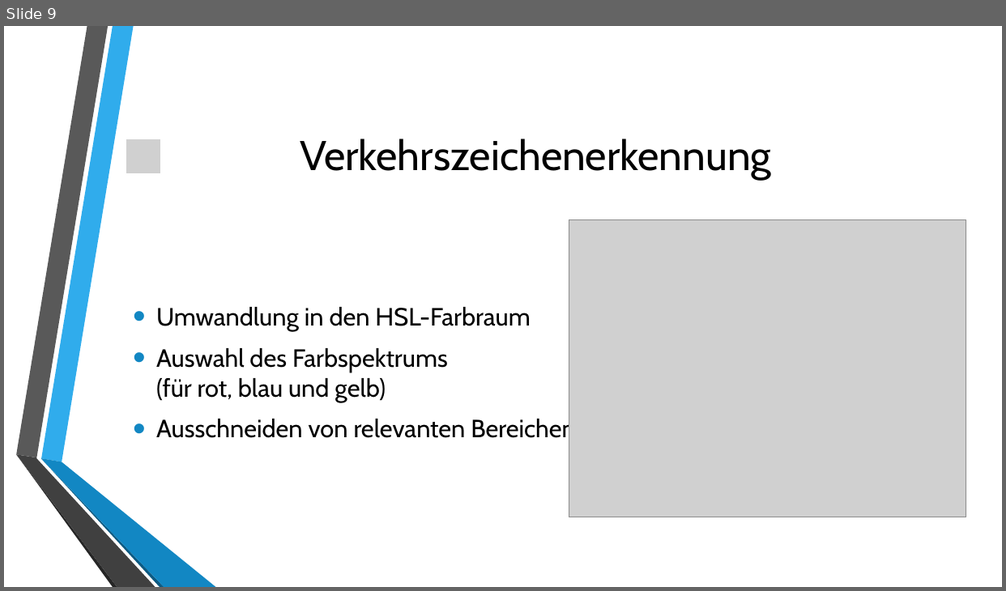
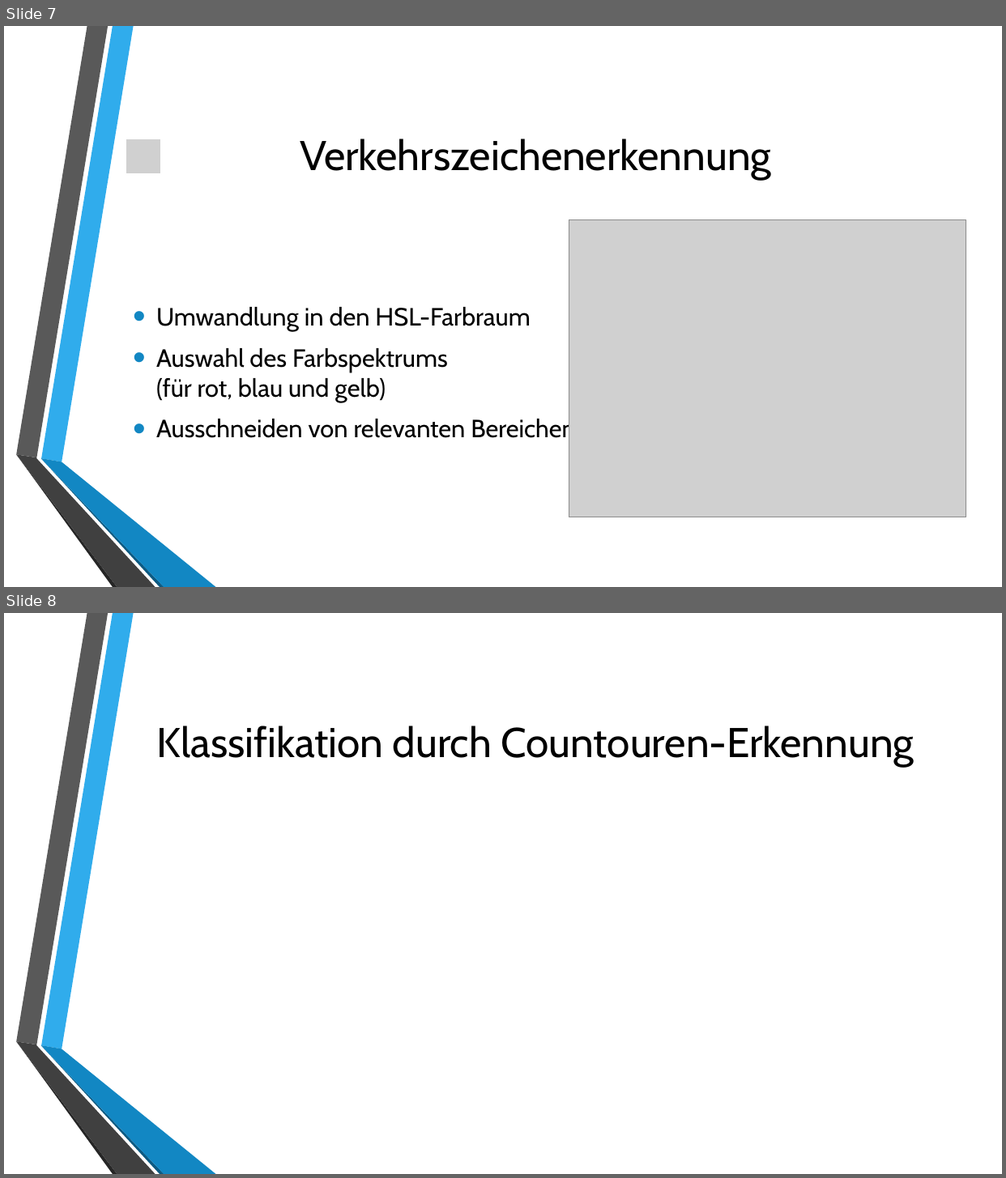
Before and after one commit to uol-mediaprocessing-201920/group-projects-traffic-signs, a slide deck: Praesentation_medienverarbeitung.pptx. Shown one above the other, each under a label of ours: slide 9 before the commit, slides 7 and 8 after it. The pictures are 1006x591 and 1006x1178 pixels, drawn with LibreOffice and Linux fonts; fonts in the diff are those of the drawing; grey boxes stand for pictures; background and template pictures are left out. Boxes give left, top, right and bottom in pixels: in the first picture for what was removed or moved away, otherwise in the second. Text is boxed around its words. In the diff, an @@ line names an element or a change of style, - is before the commit and + after.

```diff
--- a/Praesentation_medienverarbeitung.pptx
+++ b/Praesentation_medienverarbeitung.pptx
@@ slide 8 added at (4,613,1002,1174), background picture (left out); not listed: 6 template elements that a slide beside it also shows @@
@@ title added at (157,726,914,766), 40 pt, text #000000 @@
+Klassifikation durch Countouren-Erkennung
@@ what was slide 9 is now slide 7 @@
```
Also in this commit, not shown: 1 slide changed.
